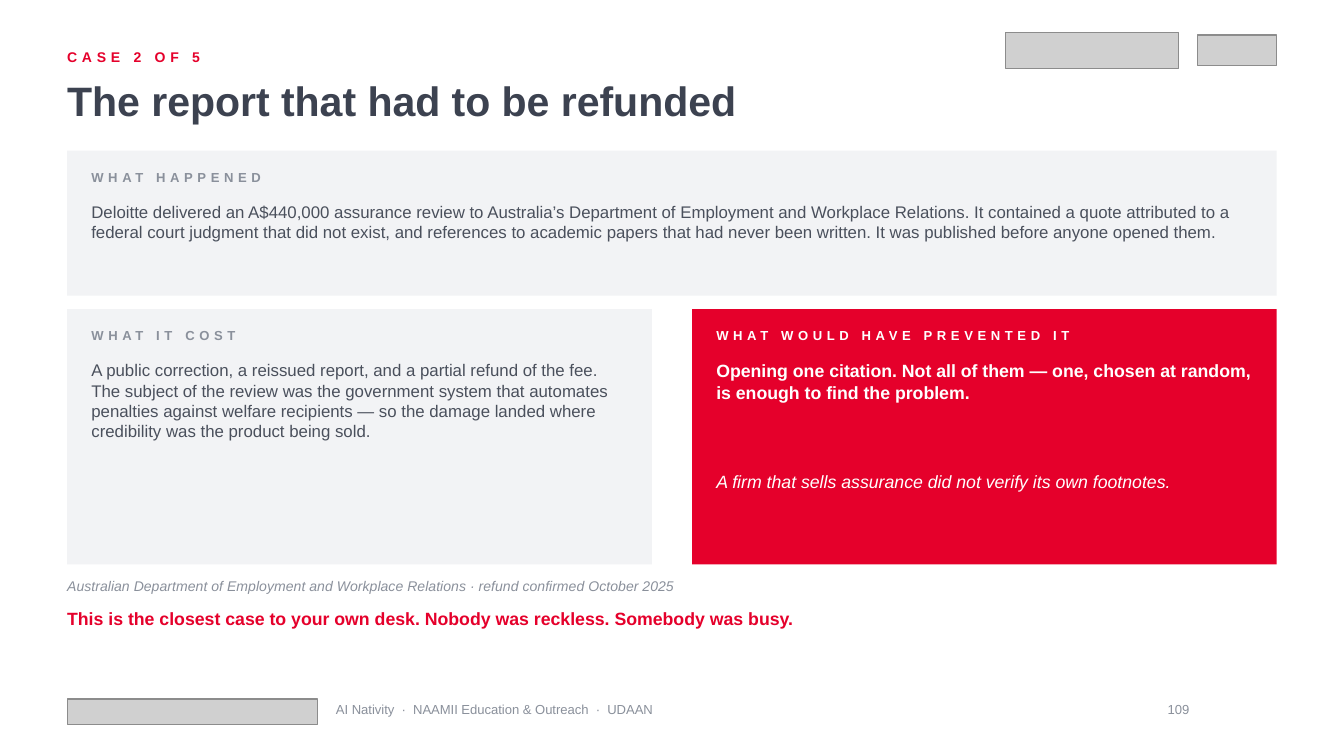
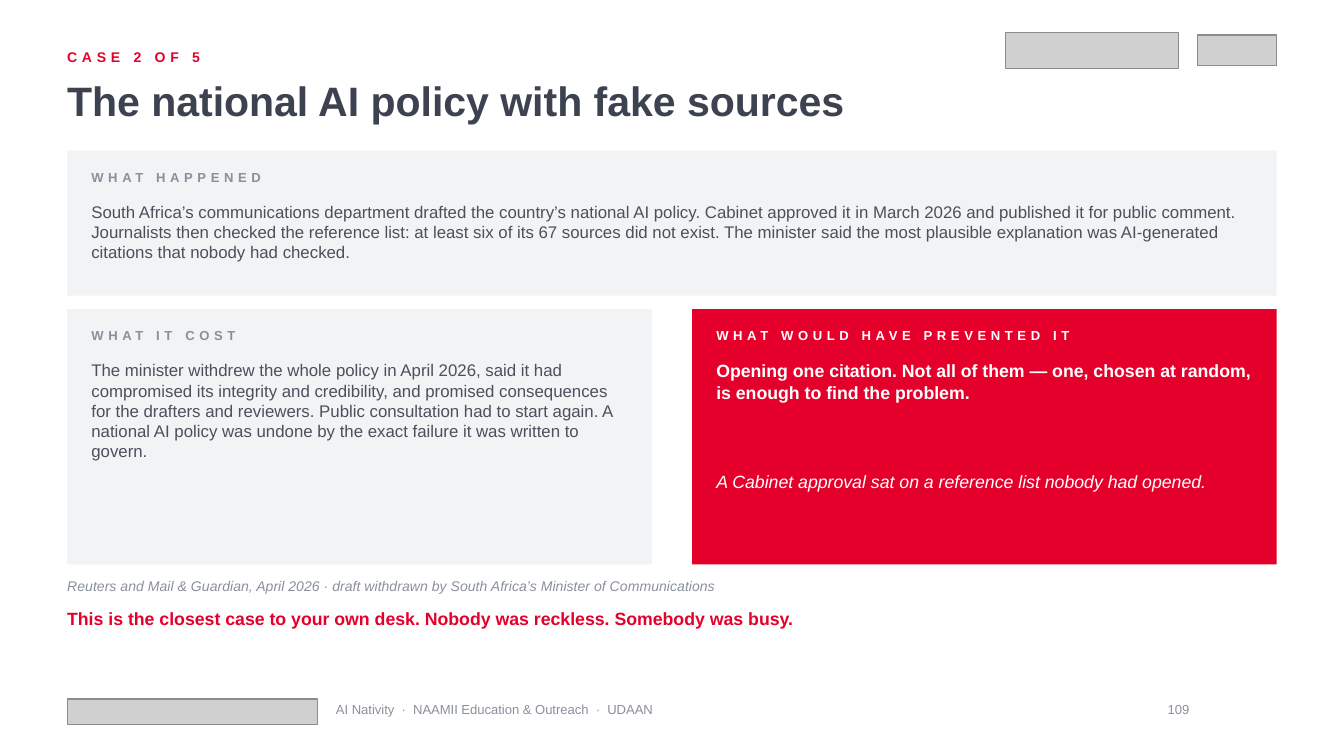
Before and after one commit to gitparihub-NAAMII/EU-UDAAN, a slide deck: slide 109 of AI Native/6-workshops/ai-nativity-2026/final/deck/ai-nativity-2026.pptx. Drawn at 1344x756 pixels with LibreOffice and Linux fonts; fonts in the diff are those of the drawing; grey boxes stand for pictures; background and template pictures are left out. Boxes give left, top, right and bottom in pixels: in the first picture for what was removed or moved away, otherwise in the second. Text is boxed around its words. In the diff, an @@ line names an element or a change of style, - is before the commit and + after.

```diff
--- a/AI Native/6-workshops/ai-nativity-2026/final/deck/ai-nativity-2026.pptx
+++ b/AI Native/6-workshops/ai-nativity-2026/final/deck/ai-nativity-2026.pptx
@@ text at <box>67,86,844,124</box>: text changed @@
-The report that had to be refunded
+The national AI policy with fake sources
@@ text at <box>91,206,1236,262</box>: text changed @@
-Deloitte delivered an A$440,000 assurance review to Australia’s Department of Employment and Workplace Relations. It contained a quote attributed to a federal court judgment that did not exist, and references to academic papers that had never been written. It was published before anyone opened them.
+South Africa’s communications department drafted the country’s national AI policy. Cabinet approved it in March 2026 and published it for public comment. Journalists then checked the reference list: at least six of its 67 sources did not exist. The minister said the most plausible explanation was AI-generated citations that nobody had checked.
@@ text at <box>91,364,613,461</box>: text changed @@
-A public correction, a reissued report, and a partial refund of the fee. The subject of the review was the government system that automates penalties against welfare recipients — so the damage landed where credibility was the product being sold.
+The minister withdrew the whole policy in April 2026, said it had compromised its integrity and credibility, and promised consequences for the drafters and reviewers. Public consultation had to start again. A national AI policy was undone by the exact failure it was written to govern.
@@ text at <box>716,475,1206,492</box>: text changed @@
-A firm that sells assurance did not verify its own footnotes.
+A Cabinet approval sat on a reference list nobody had opened.
@@ text at <box>67,581,715,594</box>: text changed @@
-Australian Department of Employment and Workplace Relations · refund confirmed October 2025
+Reuters and Mail & Guardian, April 2026 · draft withdrawn by South Africa’s Minister of Communications
```
Also in this commit, not shown: 15 other slides changed, 5 other files.
